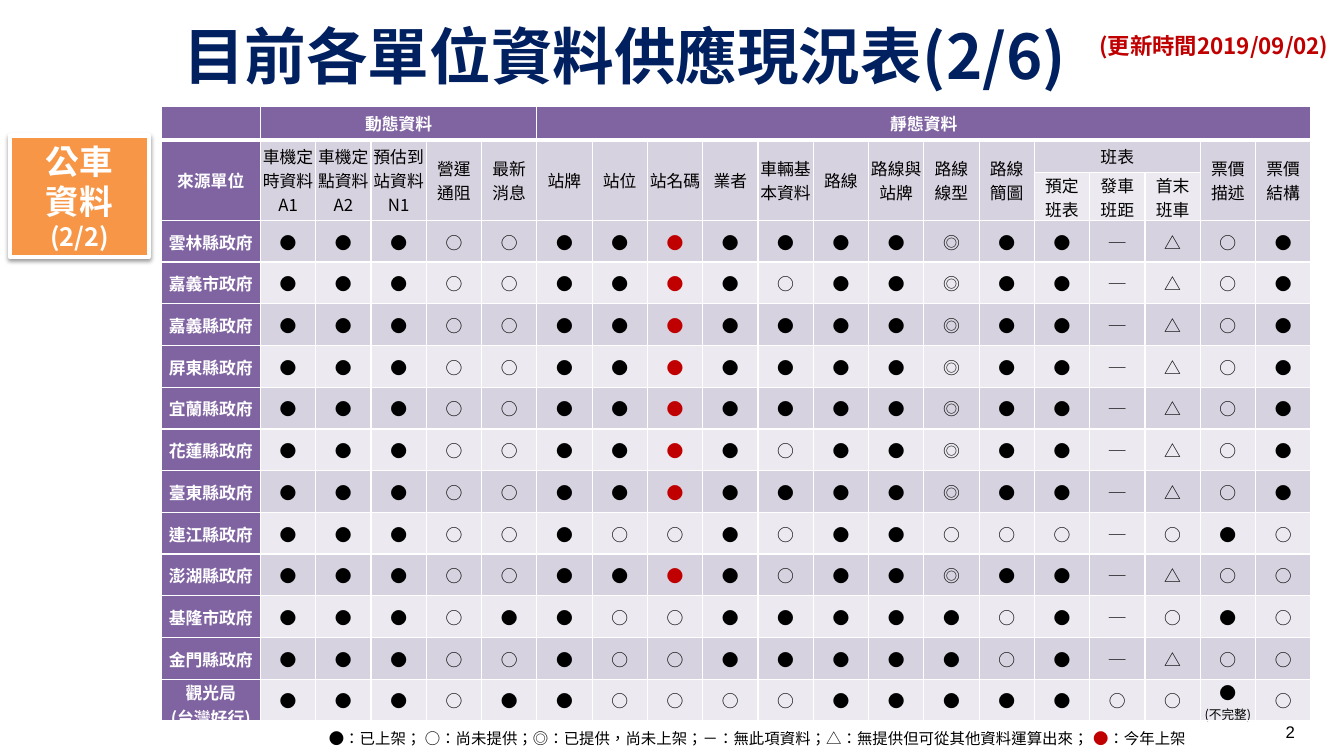
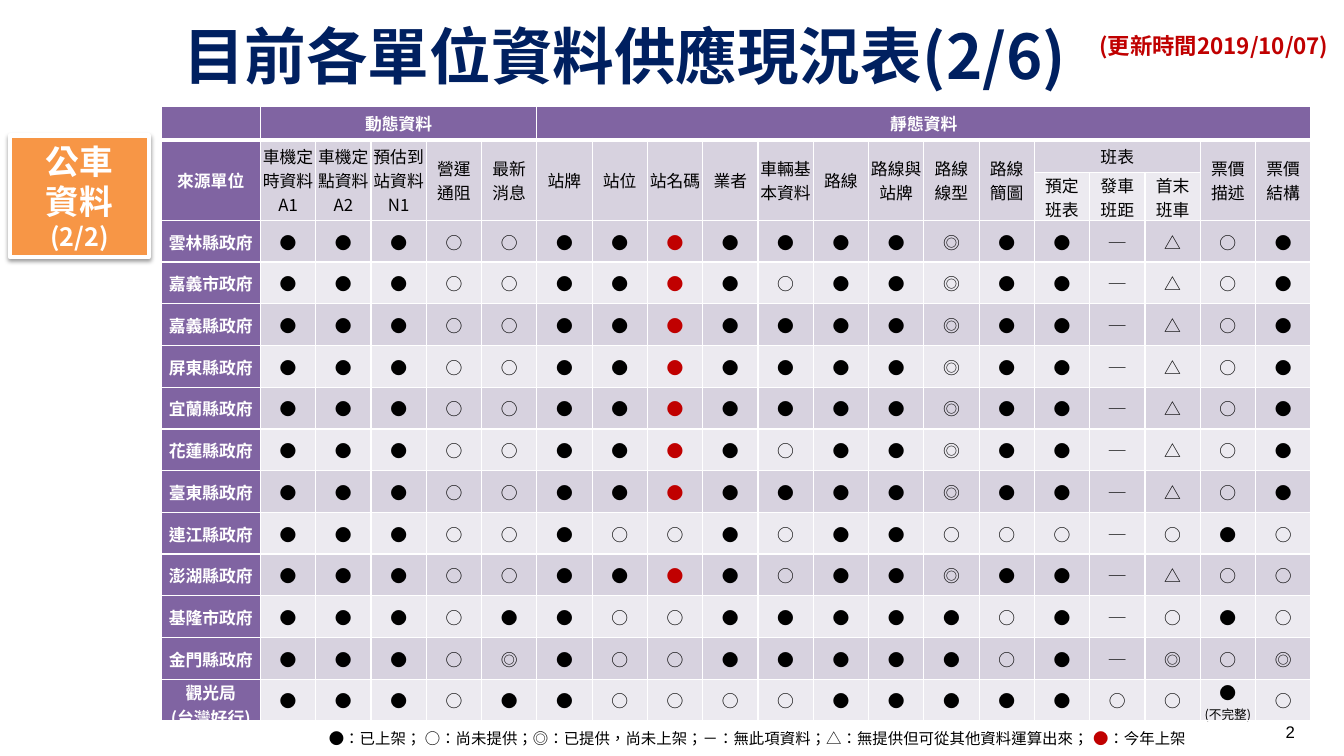
Before and after one commit to ptxmotc/data-provide-status, a slide deck: slide 2 of 各單位資料供應現況表.pptx. Drawn at 1344x756 pixels with LibreOffice and Linux fonts; fonts in the diff are those of the drawing; background and template pictures are left out. Boxes give left, top, right and bottom in pixels: in the first picture for what was removed or moved away, otherwise in the second. Text is boxed around its words. In the diff, an @@ line names an element or a change of style, - is before the commit and + after.

```diff
--- a/各單位資料供應現況表.pptx
+++ b/各單位資料供應現況表.pptx
@@ text at (1100,35,1329,59): text changed @@
-(更新時間2019/09/02)
+(更新時間2019/10/07)
@@ table at (161,106,1315,726) @@
-row 14: 金門縣政府 | ● | ● | ● | ○ | ○ | ● | ○ | ○ | ● | ● | ● | ● | ● | ○ | ● | ─ | △ | ○ | ○
+row 14: 金門縣政府 | ● | ● | ● | ○ | ◎ | ● | ○ | ○ | ● | ● | ● | ● | ● | ○ | ● | ─ | ◎ | ○ | ◎
```
Also in this commit, not shown: 5 other slides changed, 1 other file.
